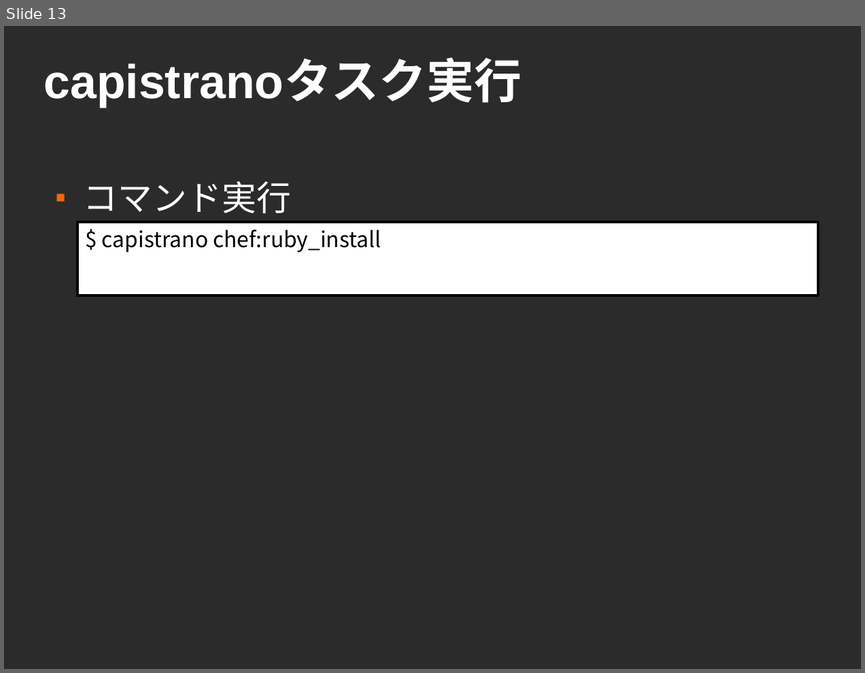
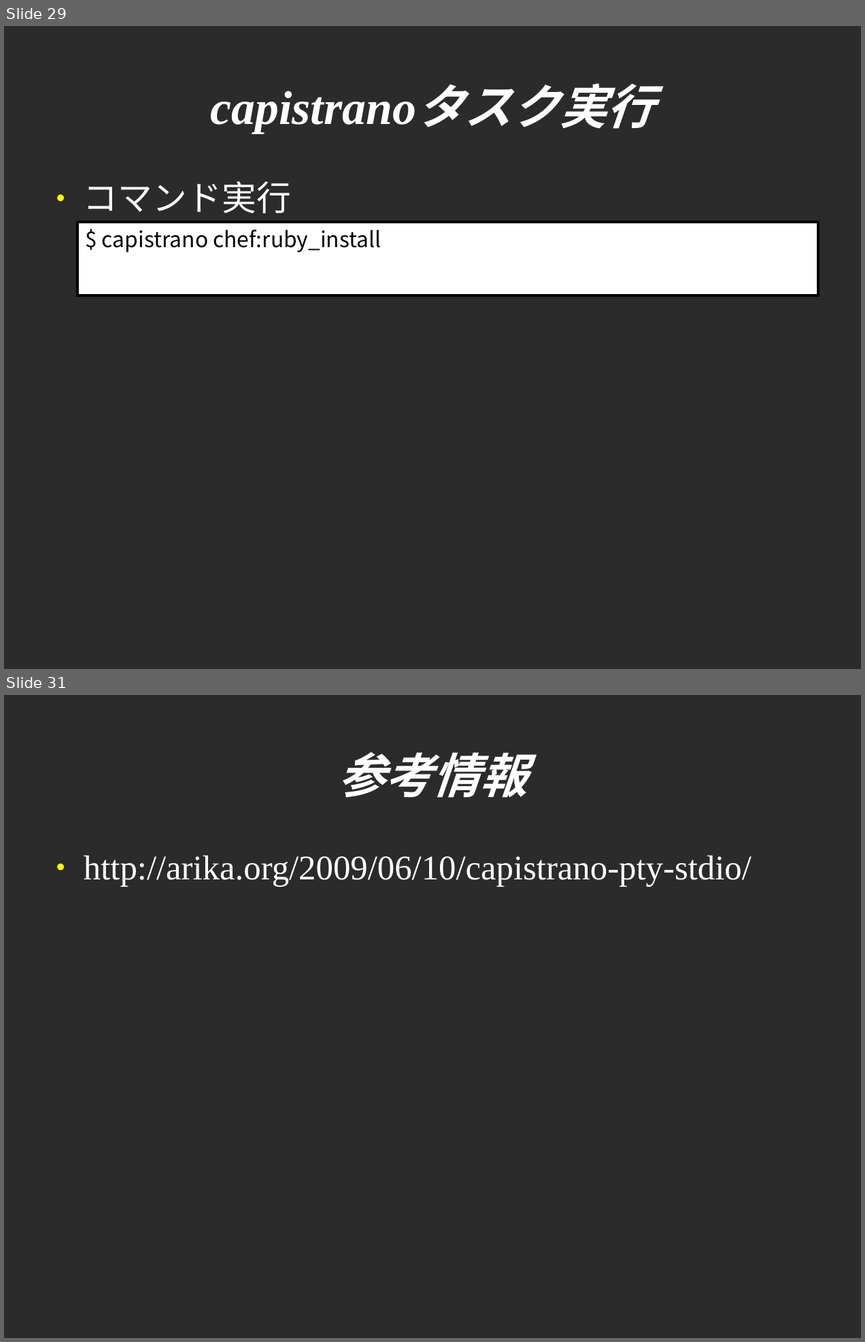
Before and after one commit to sendagayarb/mokmok_2012-05-28, a slide deck: fukajun/capistrano.odp. Shown one above the other, each under a label of ours: slide 13 before the commit, slides 29 and 31 after it; the slides between them are not shown. The pictures are 865x673 and 865x1342 pixels, drawn with LibreOffice and Linux fonts; fonts in the diff are those of the drawing; background and template pictures are left out; a plain dark background stands for a picture behind light text. Boxes give left, top, right and bottom in pixels: in the first picture for what was removed or moved away, otherwise in the second. Text is boxed around its words. In the diff, an @@ line names an element or a change of style, - is before the commit and + after.

```diff
--- a/fukajun/capistrano.odp
+++ b/fukajun/capistrano.odp
@@ slide 31 added at (4,695,861,1338), background picture (left out) @@
@@ title added at (337,752,527,798), 44 pt, text #FFFFFF, bold, italic @@
+参考情報
@@ text added at (84,855,751,887), 32 pt, text #FFFFFF @@
+● http://arika.org/2009/06/10/capistrano-pty-stdio/
@@ what was slide 13 is now slide 29 @@
@@ slide 29 changed as well @@
@@ title "capistranoタスク実行": place and size @@
-title "capistranoタスク実行" at (44,61,522,108)
+title "capistranoタスク実行" at (47,52,818,159)
@@ title "capistranoタスク実行" at (47,52,818,159): font Arial to Times New Roman, italic on; alignment left to centre @@
@@ text "コマンド実行" at (84,181,291,214): font Arial to Times New Roman; bullet ■ to ●; bullet colour #FF6309 to #FFFF00 @@
```
Also in this commit, not shown: 12 other slides changed, 16 other slides added.
